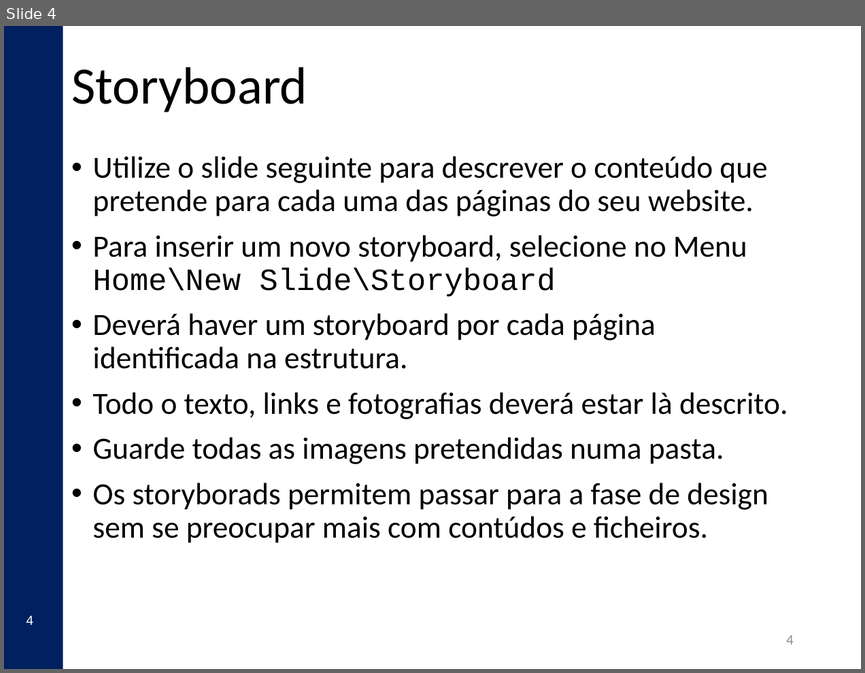
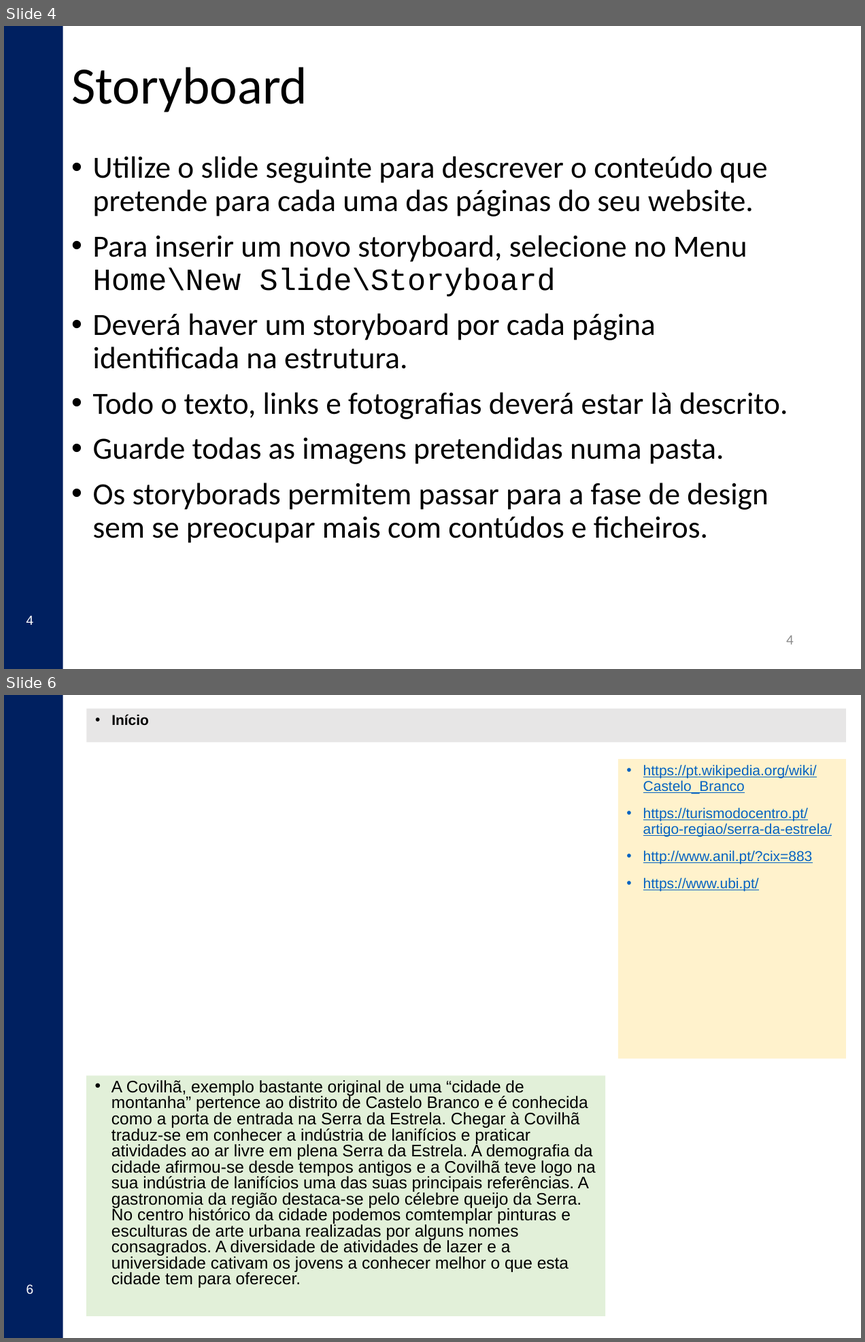
Before and after one commit to Gabulhas/CompWeb, a slide deck: UBI_CompWeb_2018_templates.pptx. Shown one above the other, each under a label of ours: slide 4 before the commit, slides 4 and 6 after it; the slides between them are not shown. The pictures are 865x673 and 865x1342 pixels, drawn with LibreOffice and Linux fonts; fonts in the diff are those of the drawing; background and template pictures are left out. Boxes give left, top, right and bottom in pixels: in the first picture for what was removed or moved away, otherwise in the second. Text is boxed around its words. In the diff, an @@ line names an element or a change of style, - is before the commit and + after.

```diff
--- a/UBI_CompWeb_2018_templates.pptx
+++ b/UBI_CompWeb_2018_templates.pptx
@@ slide 6 added at (x1=4, y1=695, x2=861, y2=1338), background #FFFFFF; not listed: 3 template elements that a slide beside it also shows @@
@@ text added at (x1=86, y1=709, x2=845, y2=742), fill #E7E6E6, 12 pt, text #000000, bold @@
+• Início
@@ text added at (x1=618, y1=759, x2=847, y2=1058), fill #FFF2CC, 12 pt, text #0563C1, underline @@
+• https://pt.wikipedia.org/wiki/Castelo_Branco
+• https://turismodocentro.pt/artigo-regiao/serra-da-estrela/
+• http://www.anil.pt/?cix=883
+• https://www.ubi.pt/
@@ text added at (x1=86, y1=1075, x2=606, y2=1317), fill #E2F0D9, 14 pt, text #000000 @@
+• A Covilhã, exemplo bastante original de uma “cidade de montanha” pertence ao distrito de Castelo Branco e é conhecida como a porta de entrada na Serra da Estrela. Chegar à Covilhã traduz-se em conhecer a indústria de lanifícios e praticar atividades ao ar livre em plena Serra da Estrela. A demografia da cidade afirmou-se desde tempos antigos e a Covilhã teve logo na sua indústria de lanifícios uma das suas principais referências. A gastronomia da região destaca-se pelo célebre queijo da Serra. No centro histórico da cidade podemos comtemplar pinturas e esculturas de arte urbana realizadas por alguns nomes consagrados. A diversidade de atividades de lazer e a universidade cativam os jovens a conhecer melhor o que esta cidade tem para oferecer.
```
Also in this commit, not shown: 3 slides changed, 9 other slides added, 4 slides removed, 4 other files.
